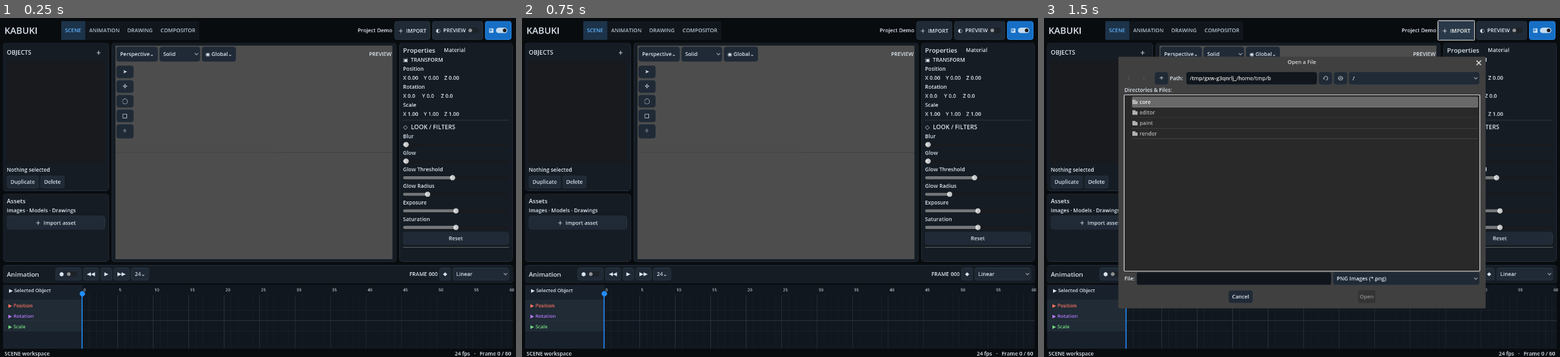
Above: before the commit, frames 1-3 (left to right).
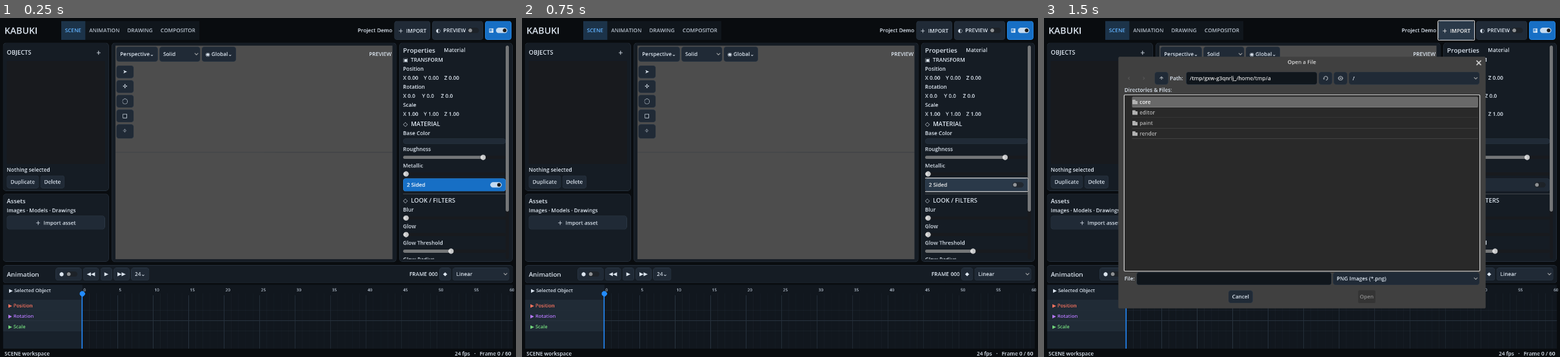
Above: after the commit, the same moments.

Repository: Onnevan/Kabuki
Game: Godot game, scene res://editor/main.tscn
The game is run twice, just before and just after one commit, with the same random seed, the same clock (stepped at 60 frames per second) and the same inputs.
Inputs (mouse positions are in pixels of both pictures, inside the frame that each line leads up to):
- Up to frame 1 (0.25 s): no input
- Up to frame 2 (0.75 s): click (976, 184) at 0.5 s, where only the run after the commit has a clickable "2 Sided"
- Up to frame 3 (1.5 s): click "＋ IMPORT" at 1.25 s

The runs differ from the first frame. In frame 1, 2.4% of the frame differs, in the area x 78-99%, y 8-72%; in frame 2, 2.4%; in frame 3, 0.7%.

Commit message:
Add material and light property panels to inspector

Diff:
--- a/editor/main.tscn
+++ b/editor/main.tscn
@@ -211,6 +211,61 @@
 [node name="ScaleValue" type="Label" parent="RightPanel/InspectorPanel/InspectorScroll/Inspector"]
 unique_name_in_owner=true
 text="X 1.00    Y 1.00    Z 1.00"
+[node name="ObjectProperties" type="VBoxContainer" parent="RightPanel/InspectorPanel/InspectorScroll/Inspector"]
+unique_name_in_owner=true
+[node name="MaterialTitle" type="Label" parent="RightPanel/InspectorPanel/InspectorScroll/Inspector/ObjectProperties"]
+text="◇  MATERIAL"
+theme_override_font_sizes/font_size=16
+[node name="MaterialColorText" type="Label" parent="RightPanel/InspectorPanel/InspectorScroll/Inspector/ObjectProperties"]
+text="Base Color"
+[node name="MaterialColor" type="ColorPickerButton" parent="RightPanel/InspectorPanel/InspectorScroll/Inspector/ObjectProperties"]
+unique_name_in_owner=true
+color=Color(1,1,1,1)
+[node name="RoughnessText" type="Label" parent="RightPanel/InspectorPanel/InspectorScroll/Inspector/ObjectProperties"]
+text="Roughness"
+[node name="MaterialRoughness" type="HSlider" parent="RightPanel/InspectorPanel/InspectorScroll/Inspector/ObjectProperties"]
+unique_name_in_owner=true
+max_value=1.0
+step=0.01
+value=0.8
+[node name="MetallicText" type="Label" parent="RightPanel/InspectorPanel/InspectorScroll/Inspector/ObjectProperties"]
+text="Metallic"
+[node name="MaterialMetallic" type="HSlider" parent="RightPanel/InspectorPanel/InspectorScroll/Inspector/ObjectProperties"]
+unique_name_in_owner=true
+max_value=1.0
+step=0.01
+[node name="MaterialTwoSided" type="CheckButton" parent="RightPanel/InspectorPanel/InspectorScroll/Inspector/ObjectProperties"]
+unique_name_in_owner=true
+text="2 Sided"
+button_pressed=true
+
+[node name="LightProperties" type="VBoxContainer" parent="RightPanel/InspectorPanel/InspectorScroll/Inspector"]
+unique_name_in_owner=true
+visible=false
+[node name="LightTitle" type="Label" parent="RightPanel/InspectorPanel/InspectorScroll/Inspector/LightProperties"]
+text="◇  LIGHT"
+theme_override_font_sizes/font_size=16
+[node name="LightTypeText" type="Label" parent="RightPanel/InspectorPanel/InspectorScroll/Inspector/LightProperties"]
+text="Type"
+[node name="LightType" type="OptionButton" parent="RightPanel/InspectorPanel/InspectorScroll/Inspector/LightProperties"]
+unique_name_in_owner=true
+[node name="LightEnergyText" type="Label" parent="RightPanel/InspectorPanel/InspectorScroll/Inspector/LightProperties"]
+text="Intensity"
+[node name="LightEnergy" type="HSlider" parent="RightPanel/InspectorPanel/InspectorScroll/Inspector/LightProperties"]
+unique_name_in_owner=true
+max_value=16.0
+step=0.05
+value=1.0
+[node name="LightColorText" type="Label" parent="RightPanel/InspectorPanel/InspectorScroll/Inspector/LightProperties"]
+text="Color"
+[node name="LightColor" type="ColorPickerButton" parent="RightPanel/InspectorPanel/InspectorScroll/Inspector/LightProperties"]
+unique_name_in_owner=true
+color=Color(1,1,1,1)
+[node name="LightShadow" type="CheckButton" parent="RightPanel/InspectorPanel/InspectorScroll/Inspector/LightProperties"]
+unique_name_in_owner=true
+text="Shadows"
+button_pressed=true
+
 [node name="Sep1" type="HSeparator" parent="RightPanel/InspectorPanel/InspectorScroll/Inspector"]
 [node name="LookTitle" type="Label" parent="RightPanel/InspectorPanel/InspectorScroll/Inspector"]
 unique_name_in_owner=true
@@ -397,3 +452,12 @@
 [connection signal="pressed" from="RightPanel/InspectorPanel/InspectorScroll/Inspector/KeyInterpolationPanel/Back" to="." method="_on_key_interp_back"]
 [connection signal="pressed" from="RightPanel/InspectorPanel/InspectorScroll/Inspector/KeyInterpolationPanel/Bounce" to="." method="_on_key_interp_bounce"]
 [connection signal="pressed" from="RightPanel/InspectorPanel/InspectorScroll/Inspector/KeyInterpolationPanel/Elastic" to="." method="_on_key_interp_elastic"]
+
+[connection signal="color_changed" from="RightPanel/InspectorPanel/InspectorScroll/Inspector/ObjectProperties/MaterialColor" to="." method="_on_material_color_changed"]
+[connection signal="value_changed" from="RightPanel/InspectorPanel/InspectorScroll/Inspector/ObjectProperties/MaterialRoughness" to="." method="_on_material_roughness_changed"]
+[connection signal="value_changed" from="RightPanel/InspectorPanel/InspectorScroll/Inspector/ObjectProperties/MaterialMetallic" to="." method="_on_material_metallic_changed"]
+[connection signal="toggled" from="RightPanel/InspectorPanel/InspectorScroll/Inspector/ObjectProperties/MaterialTwoSided" to="." method="_on_material_two_sided_toggled"]
+[connection signal="item_selected" from="RightPanel/InspectorPanel/InspectorScroll/Inspector/LightProperties/LightType" to="." method="_on_light_type_selected"]
+[connection signal="value_changed" from="RightPanel/InspectorPanel/InspectorScroll/Inspector/LightProperties/LightEnergy" to="." method="_on_light_energy_changed"]
+[connection signal="color_changed" from="RightPanel/InspectorPanel/InspectorScroll/Inspector/LightProperties/LightColor" to="." method="_on_light_color_changed"]
+[connection signal="toggled" from="RightPanel/InspectorPanel/InspectorScroll/Inspector/LightProperties/LightShadow" to="." method="_on_light_shadow_toggled"]
